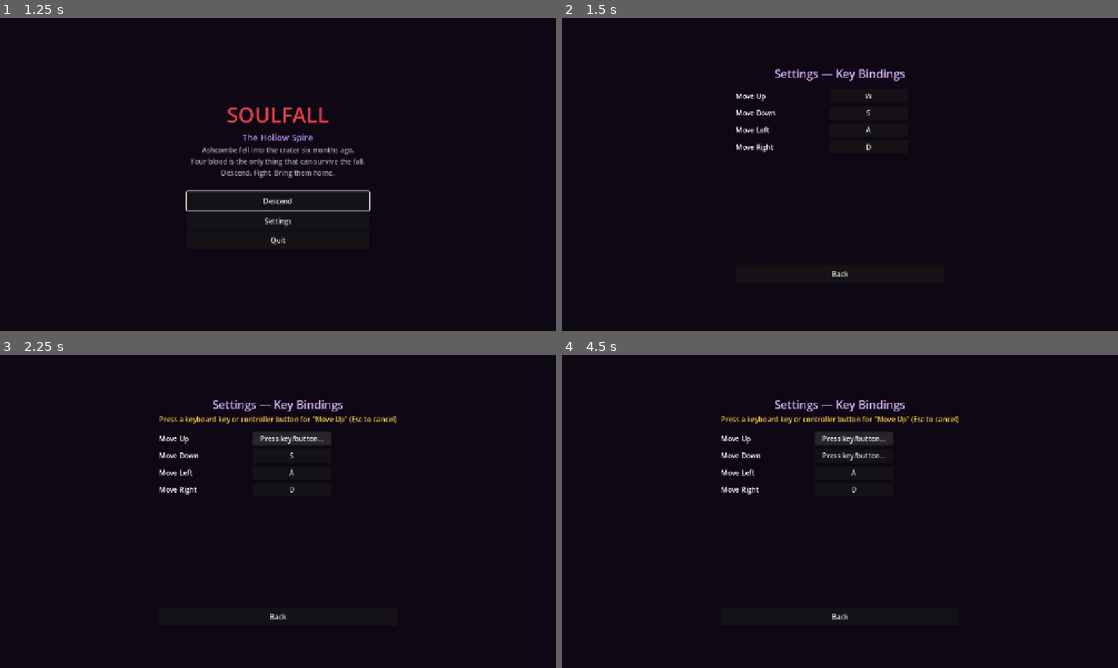
Above: before the commit, frames 1-4 (two rows, left to right).
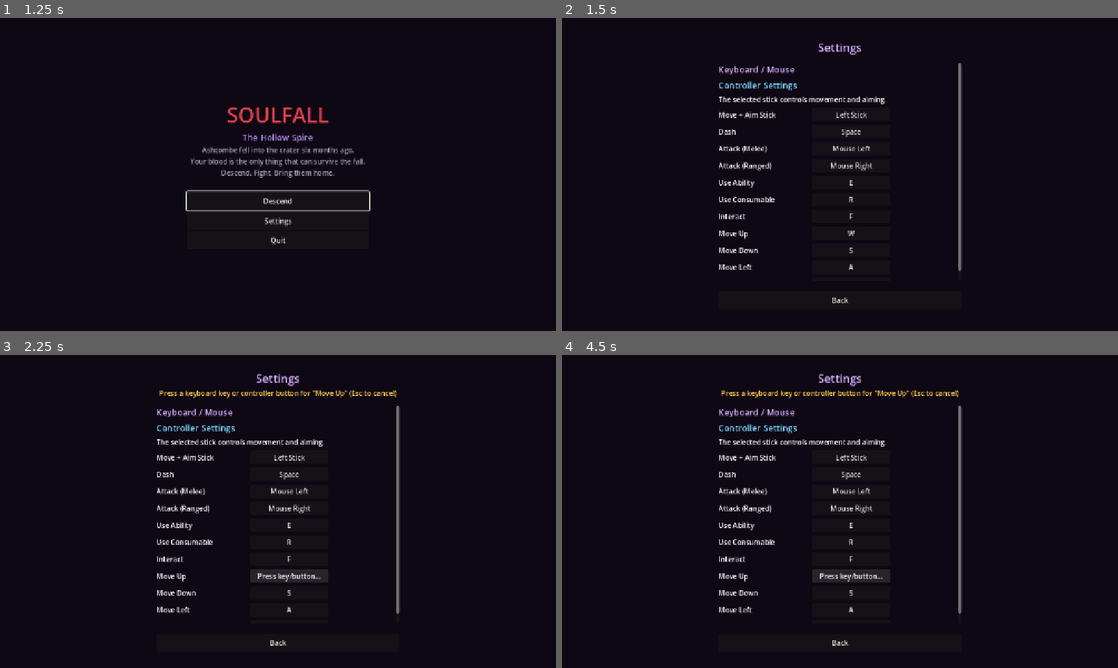
Above: after the commit, the same moments.

Repository: tommarziali-jpg/game_cloude_3.0
Game: Godot game, scene res://scenes/ui/StoryIntro.tscn
Same seed, same stepped clock (60 frames per second), same inputs: the game is played once before the commit and once after it.
Inputs (mouse positions are in pixels of both pictures, inside the frame that each line leads up to):
- Up to frame 1 (1.25 s): click "Skip" at 0.5 s
- Up to frame 2 (1.5 s): click "Settings" at 1.25 s
- Up to frame 3 (2.25 s): click "W" at 2 s
- Up to frame 4 (4.5 s): click "Press key/button..." at 2.75 s; click (851, 458) at 3.5 s, where only the run after the commit has a clickable "Left Stick"; click "Press key/button..." at 4.25 s

Frame 1 is identical in both runs. In frame 2, 3.2% of the frame differs, in the area x 28-72%, y 8-92%; in frame 3, 5.1%; in frame 4, 5.2%, in the area x 28-72%, y 6-93%.
Error before the commit: Cannot call method 'add_child' on a null value. (res://scenes/ui/Settings.gd:50)

Commit message:
Add dedicated Controller Settings section

Diff:
--- a/scenes/ui/Settings.tscn
+++ b/scenes/ui/Settings.tscn
@@ -20,11 +20,11 @@
 anchor_bottom = 1.0
 
 [node name="VBox" type="VBoxContainer" parent="Panel"]
-custom_minimum_size = Vector2(480, 0)
+custom_minimum_size = Vector2(560, 0)
 alignment = 1
 
 [node name="Title" type="Label" parent="Panel/VBox"]
-text = "Settings — Key Bindings"
+text = "Settings"
 horizontal_alignment = 1
 theme_override_font_sizes/font_size = 26
 modulate = Color(0.85, 0.7, 1, 1)
@@ -38,10 +38,30 @@
 custom_minimum_size = Vector2(0, 10)
 
 [node name="ScrollContainer" type="ScrollContainer" parent="Panel/VBox"]
-custom_minimum_size = Vector2(0, 380)
+custom_minimum_size = Vector2(0, 500)
 
 [node name="List" type="VBoxContainer" parent="Panel/VBox/ScrollContainer"]
-custom_minimum_size = Vector2(460, 0)
+custom_minimum_size = Vector2(520, 0)
+theme_override_constants/separation = 8
+
+[node name="KeyboardHeader" type="Label" parent="Panel/VBox/ScrollContainer/List"]
+text = "Keyboard / Mouse"
+theme_override_font_sizes/font_size = 20
+modulate = Color(0.85, 0.7, 1, 1)
+
+[node name="ControllerSection" type="VBoxContainer" parent="Panel/VBox/ScrollContainer/List"]
+theme_override_constants/separation = 8
+
+[node name="ControllerHeader" type="Label" parent="Panel/VBox/ScrollContainer/List/ControllerSection"]
+text = "Controller Settings"
+theme_override_font_sizes/font_size = 20
+modulate = Color(0.5, 0.85, 1, 1)
+
+[node name="ControllerHint" type="Label" parent="Panel/VBox/ScrollContainer/List/ControllerSection"]
+text = "The selected stick controls movement and aiming."
+autowrap_mode = 2
+
+[node name="ControllerList" type="VBoxContainer" parent="Panel/VBox/ScrollContainer/List/ControllerSection"]
 theme_override_constants/separation = 8
 
 [node name="Spacer2" type="Control" parent="Panel/VBox"]
